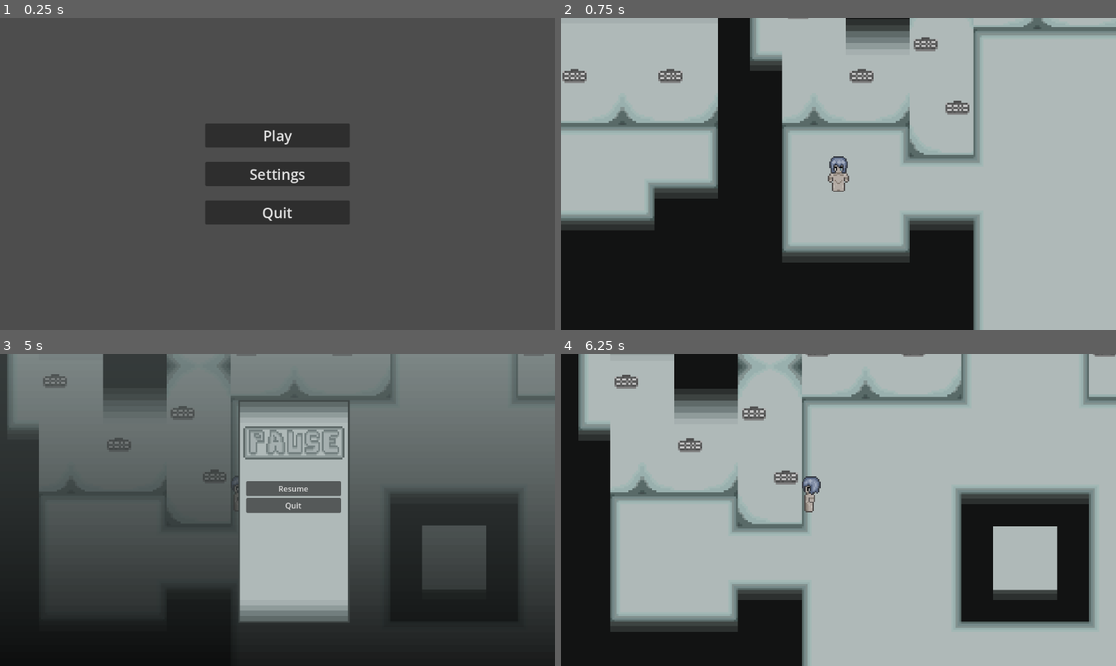
Above: before the commit, frames 1-4 (two rows, left to right).
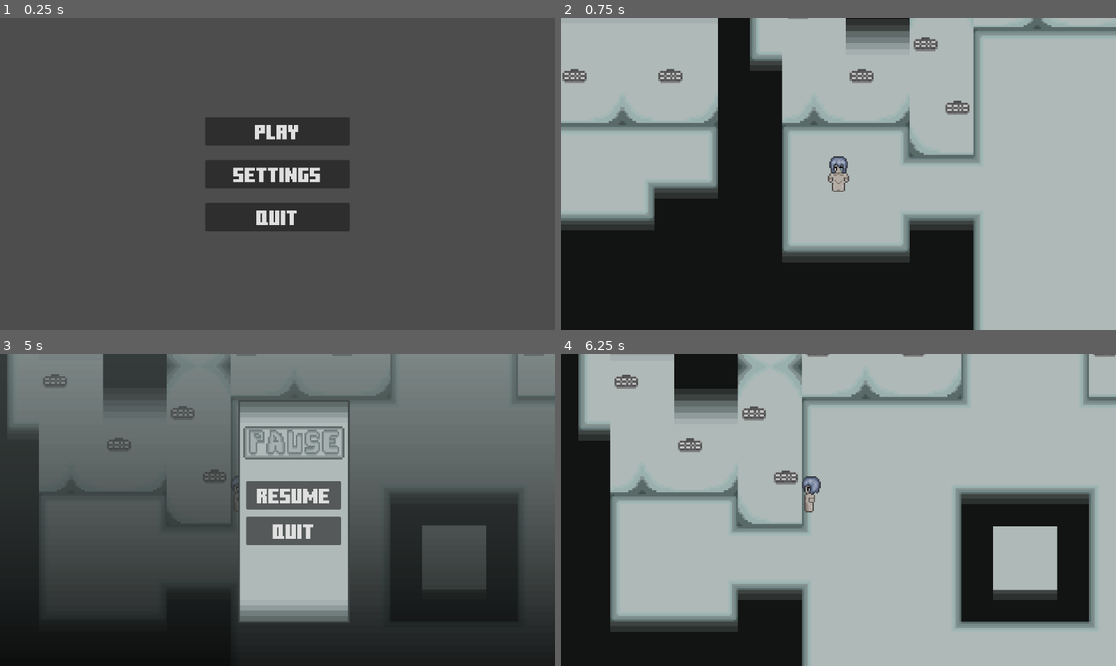
Above: after the commit, the same moments.

Repository: AWIX-studio/raiden_project
Game: Godot game, scene res://Scenes/Menu/MainMenu.tscn
Two runs of this game, one before a commit and one after it. Both use one fixed random seed, a clock stepped at 60 frames per second and the inputs below. The project has no main scene, so this scene is started directly.
Inputs:
- Up to frame 1 (0.25 s): no input
- Up to frame 2 (0.75 s): click "Play" at 0.5 s
- Up to frame 3 (5 s): tap Enter at 1.25 s; hold Right (ui_right) 1.28-2.03 s; hold Shift (sprint) 1.28-2.03 s; hold Down (ui_down) 2.03-2.78 s; tap Shift (sprint) at 2.1, 3.6 s; hold Right (ui_right) 2.78-3.53 s; hold Shift (sprint) 2.78-3.53 s; hold Up (ui_up) 3.53-4.28 s; hold Left (ui_left) from 4.28 s (still down); hold Shift (sprint) from 4.28 s (still down); tap Escape (escape) at 4.9 s
- Up to frame 4 (6.25 s): release Shift (sprint) at 5.03 s; tap Shift (sprint) at 5.1 s; release Left (ui_left) at 5.75 s; click "Resume" at 5.75 s

The runs differ from the first frame. In frame 1, 2.8% of the frame differs, in the area x 37-63%, y 31-69%; in frame 2, nothing differs; in frame 3, 2.3%; in frame 4, nothing differs.

Commit message:
new font

Diff:
--- a/Scenes/Menu/MainMenu.tscn
+++ b/Scenes/Menu/MainMenu.tscn
@@ -1,6 +1,7 @@
-[gd_scene load_steps=3 format=3 uid="uid://crc7cokhvw5sx"]
+[gd_scene load_steps=4 format=3 uid="uid://crc7cokhvw5sx"]
 
 [ext_resource type="Script" path="res://Scripts/MainMenu.gd" id="1_ild75"]
+[ext_resource type="FontFile" uid="uid://dr7t1wt42srma" path="res://Fonts/minecraft-ten-font-cyrillic.ttf" id="2_c2s1c"]
 [ext_resource type="AudioStream" uid="uid://cuuxpv40svefh" path="res://SFX/raiden title theme.mp3" id="2_unoiu"]
 
 [node name="Main_Menu" type="Node2D"]
@@ -26,16 +27,19 @@
 
 [node name="Play_Button" type="Button" parent="CanvasLayer/MainMenu"]
 layout_mode = 2
+theme_override_fonts/font = ExtResource("2_c2s1c")
 theme_override_font_sizes/font_size = 30
 text = "Play"
 
 [node name="Settings_Button" type="Button" parent="CanvasLayer/MainMenu"]
 layout_mode = 2
+theme_override_fonts/font = ExtResource("2_c2s1c")
 theme_override_font_sizes/font_size = 30
 text = "Settings"
 
 [node name="Quit_Button" type="Button" parent="CanvasLayer/MainMenu"]
 layout_mode = 2
+theme_override_fonts/font = ExtResource("2_c2s1c")
 theme_override_font_sizes/font_size = 30
 text = "Quit"
 
@@ -62,7 +66,8 @@
 
 [node name="Master Volume Text" type="Label" parent="CanvasLayer/Settings/Master"]
 layout_mode = 2
-theme_override_font_sizes/font_size = 30
+theme_override_fonts/font = ExtResource("2_c2s1c")
+theme_override_font_sizes/font_size = 20
 text = "Master Volume"
 horizontal_alignment = 1
 
@@ -77,7 +82,8 @@
 
 [node name="Music Volume Text" type="Label" parent="CanvasLayer/Settings/Music"]
 layout_mode = 2
-theme_override_font_sizes/font_size = 30
+theme_override_fonts/font = ExtResource("2_c2s1c")
+theme_override_font_sizes/font_size = 20
 text = "Music Volume"
 horizontal_alignment = 1
 
@@ -92,7 +98,8 @@
 
 [node name="SFX Volume Text" type="Label" parent="CanvasLayer/Settings/SFX"]
 layout_mode = 2
-theme_override_font_sizes/font_size = 30
+theme_override_fonts/font = ExtResource("2_c2s1c")
+theme_override_font_sizes/font_size = 20
 text = "SFX Volume"
 horizontal_alignment = 1
 
@@ -104,6 +111,7 @@
 
 [node name="BackMenu_Button" type="Button" parent="CanvasLayer/Settings"]
 layout_mode = 2
+theme_override_fonts/font = ExtResource("2_c2s1c")
 theme_override_font_sizes/font_size = 30
 text = "Back to Menu"
 
--- a/Scenes/Menu/PauseMenu.tscn
+++ b/Scenes/Menu/PauseMenu.tscn
@@ -1,7 +1,8 @@
-[gd_scene load_steps=5 format=3 uid="uid://dalbn4brq3cnl"]
+[gd_scene load_steps=6 format=3 uid="uid://dalbn4brq3cnl"]
 
 [ext_resource type="Script" path="res://Scenes/Menu/PauseMenu.gd" id="1_2lr52"]
 [ext_resource type="Texture2D" uid="uid://cnvj3l50slbob" path="res://Sprites/Windows/Pause_Menu_Window.png" id="2_bhsad"]
+[ext_resource type="FontFile" uid="uid://dr7t1wt42srma" path="res://Fonts/minecraft-ten-font-cyrillic.ttf" id="3_srxxs"]
 
 [sub_resource type="Gradient" id="Gradient_8b4wa"]
 colors = PackedColorArray(0.372549, 0.415686, 0.411765, 0.478431, 0, 0, 0, 1)
@@ -49,14 +50,19 @@
 
 [node name="VBoxContainer" type="VBoxContainer" parent="MarginContainer"]
 layout_mode = 2
+theme_override_constants/separation = 15
 alignment = 1
 
 [node name="Resume" type="Button" parent="MarginContainer/VBoxContainer"]
 layout_mode = 2
+theme_override_fonts/font = ExtResource("3_srxxs")
+theme_override_font_sizes/font_size = 30
 text = "Resume"
 
 [node name="Quit" type="Button" parent="MarginContainer/VBoxContainer"]
 layout_mode = 2
+theme_override_fonts/font = ExtResource("3_srxxs")
+theme_override_font_sizes/font_size = 30
 text = "Quit"
 
 [connection signal="button_down" from="MarginContainer/VBoxContainer/Resume" to="." method="_on_resume_button_down"]
--- /dev/null
+++ b/Scripts/Data.gd
@@ -0,0 +1,5 @@
+extends Node
+
+var master_value: float
+var music_value: float
+var sfx_value: float
Binary file added: Fonts/minecraft-ten-font-cyrillic.ttf
Not shown, added: Fonts/minecraft-ten-font-cyrillic.ttf.import
